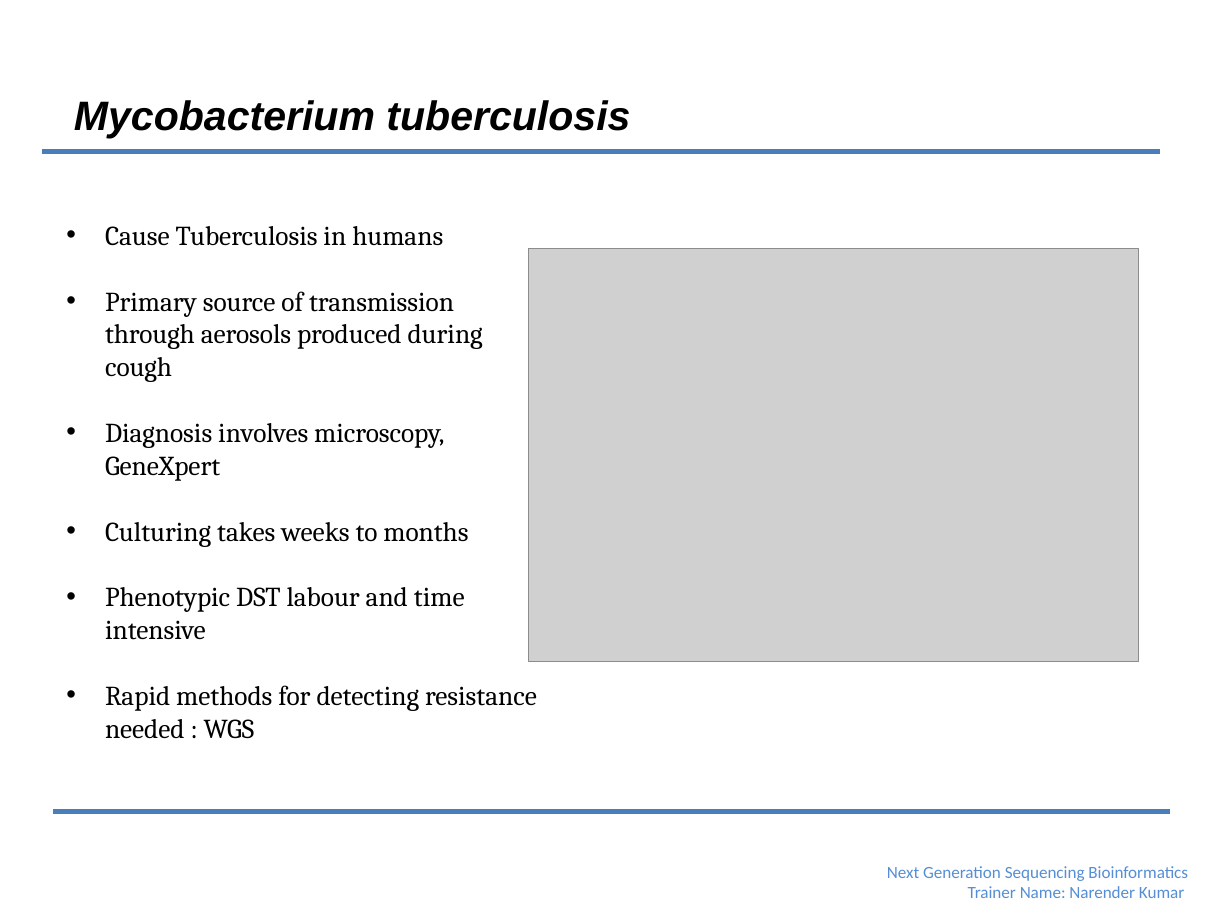
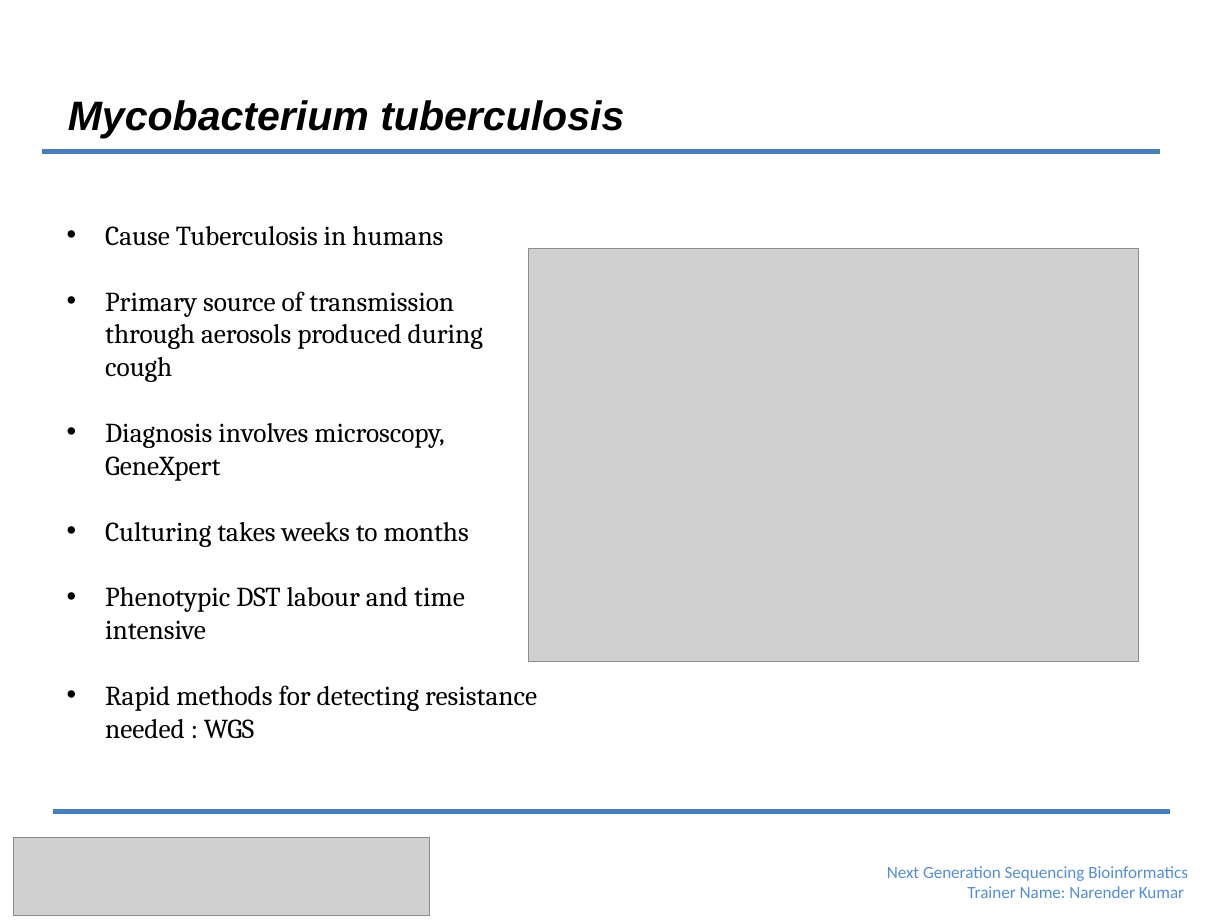
Before and after one commit to WCSCourses/NGS_Bio_Africa, a slide deck: slide 3 of Modules/Module_6_Pathogen_Variant_Calling/Day1/Module6_Day1_Introduction.pptx. Drawn at 1232x924 pixels with LibreOffice and Linux fonts; fonts in the diff are those of the drawing; grey boxes stand for pictures; background and template pictures are left out. Boxes give left, top, right and bottom in pixels: in the first picture for what was removed or moved away, otherwise in the second. Text is boxed around its words. In the diff, an @@ line names an element or a change of style, - is before the commit and + after.

```diff
--- a/Modules/Module_6_Pathogen_Variant_Calling/Day1/Module6_Day1_Introduction.pptx
+++ b/Modules/Module_6_Pathogen_Variant_Calling/Day1/Module6_Day1_Introduction.pptx
@@ title "Mycobacterium tuberculosis": place and size @@
-title "Mycobacterium tuberculosis" at <box>74,100,630,138</box>
+title "Mycobacterium tuberculosis" at <box>68,100,624,138</box>
@@ picture added at <box>14,838,430,915</box> @@
```
Also in this commit, not shown: 6 other slides changed, 2 other files.
